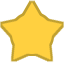
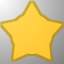
Layered file, before and after one edit (w=64, h=64). Changes by layer:
added layer "Enlightenment" (soft light, 50%) above "Star" over [0, 0, 64, 64]
